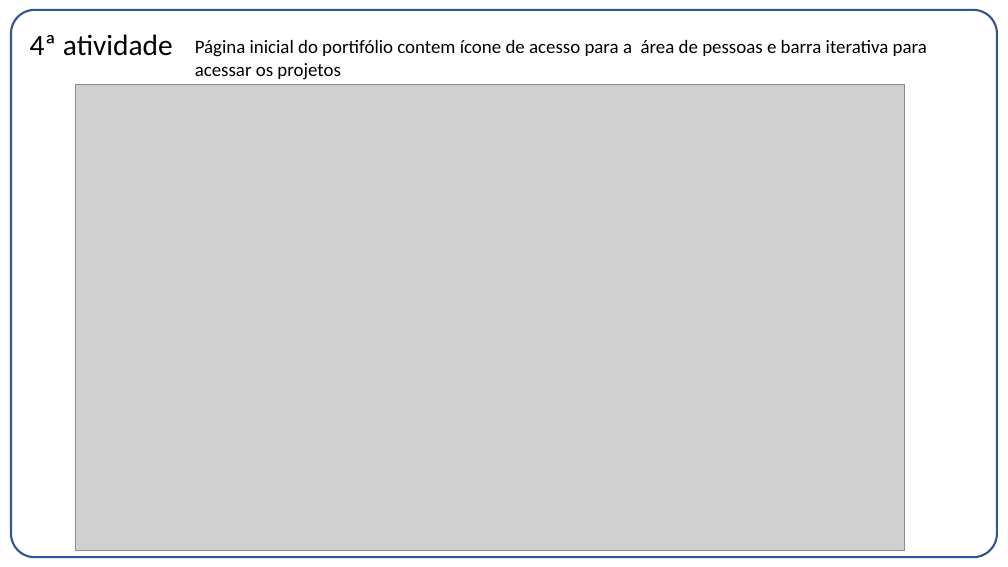
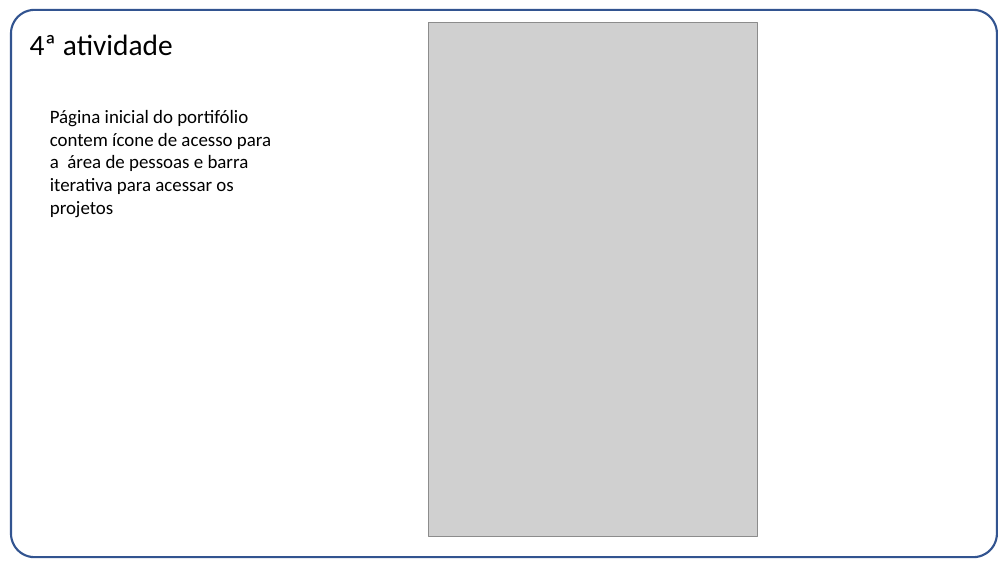
Before and after one commit to betofr1/co-design, a slide deck: slide 10 of Projeto 1/Entrega01.pptx. Drawn at 1008x567 pixels with LibreOffice and Linux fonts; fonts in the diff are those of the drawing; grey boxes stand for pictures. Boxes give left, top, right and bottom in pixels: in the first picture for what was removed or moved away, otherwise in the second. Text is boxed around its words. In the diff, an @@ line names an element or a change of style, - is before the commit and + after.

```diff
--- a/Projeto 1/Entrega01.pptx
+++ b/Projeto 1/Entrega01.pptx
@@ picture added at (429, 23, 758, 537) @@
@@ picture removed at (76, 85, 905, 551) @@
@@ text "Página inicial do portifólio contem ..." rewrapped from (195, 40, 927, 80) to (50, 110, 271, 218) @@
```
Also in this commit, not shown: 2 other slides changed, 2 other files.
